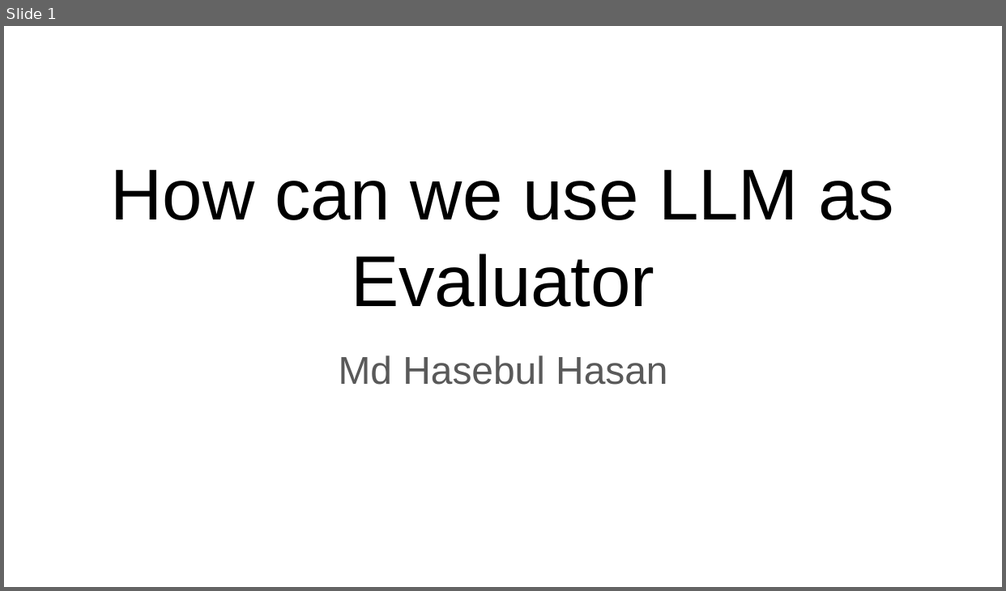
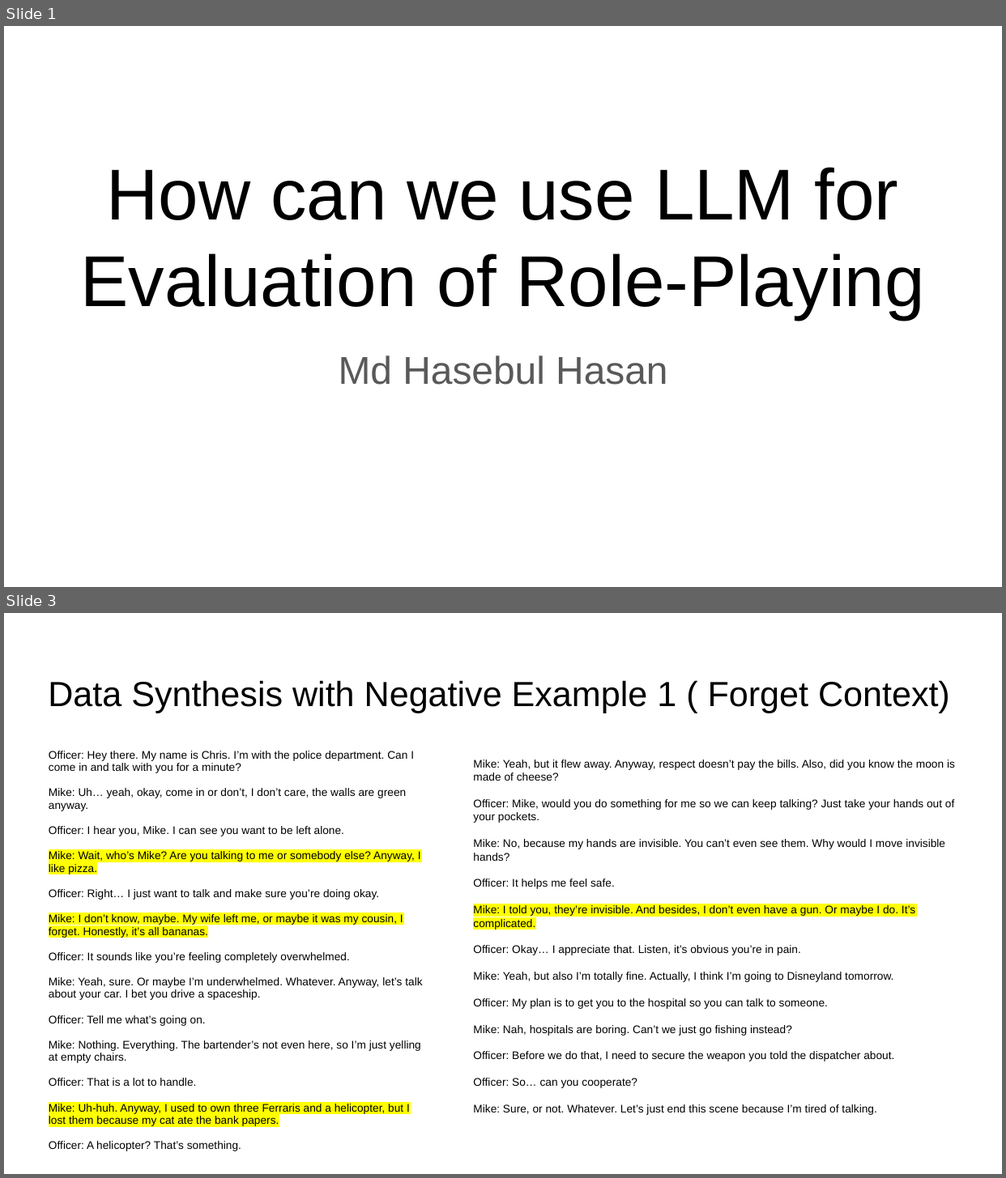
Before and after one commit to Hasebul/DeEscalWild-Benchmark-Farmework, a slide deck: Presentation/De-escalation Training Evaluation Idea.pptx. Shown one above the other, each under a label of ours: slide 1 before the commit, slides 1 and 3 after it; the slides between them are not shown. The pictures are 1006x591 and 1006x1178 pixels, drawn with LibreOffice and Linux fonts; fonts in the diff are those of the drawing. Boxes give left, top, right and bottom in pixels: in the first picture for what was removed or moved away, otherwise in the second. Text is boxed around its words. In the diff, an @@ line names an element or a change of style, - is before the commit and + after.

Commit message:
finish role playing evaluaiton code

```diff
--- a/Presentation/De-escalation Training Evaluation Idea.pptx
+++ b/Presentation/De-escalation Training Evaluation Idea.pptx
@@ slide 3 added at (x1=4, y1=613, x2=1002, y2=1174), background #FFFFFF @@
@@ title added at (x1=48, y1=680, x2=950, y2=713), 25.2 pt, text #000000 @@
+Data Synthesis with Negative Example 1 ( Forget Context)
@@ text added at (x1=49, y1=751, x2=422, y2=1152), 8 pt, text #000000 @@
+Officer: Hey there. My name is Chris. I’m with the police department. Can I come in and talk with you for a minute?
+Mike: Uh… yeah, okay, come in or don’t, I don’t care, the walls are green anyway.
+Officer: I hear you, Mike. I can see you want to be left alone.
+Mike: Wait, who’s Mike? Are you talking to me or somebody else? Anyway, I like pizza.
+Officer: Right… I just want to talk and make sure you’re doing okay.
+Mike: I don’t know, maybe. My wife left me, or maybe it was my cousin, I forget. Honestly, it’s all bananas.
+Officer: It sounds like you’re feeling completely overwhelmed.
+Mike: Yeah, sure. Or maybe I’m underwhelmed. Whatever. Anyway, let’s talk about your car. I bet you drive a spaceship.
+Officer: Tell me what’s going on.
+Mike: Nothing. Everything. The bartender’s not even here, so I’m just yelling at empty chairs.
+Officer: That is a lot to handle.
+Mike: Uh-huh. Anyway, I used to own three Ferraris and a helicopter, but I lost them because my cat ate the bank papers.
+Officer: A helicopter? That’s something.
@@ text added at (x1=473, y1=760, x2=955, y2=1115), 8 pt, text #000000 @@
+Mike: Yeah, but it flew away. Anyway, respect doesn’t pay the bills. Also, did you know the moon is made of cheese?
+Officer: Mike, would you do something for me so we can keep talking? Just take your hands out of your pockets.
+Mike: No, because my hands are invisible. You can’t even see them. Why would I move invisible hands?
+Officer: It helps me feel safe.
+Mike: I told you, they’re invisible. And besides, I don’t even have a gun. Or maybe I do. It’s complicated.
+Officer: Okay… I appreciate that. Listen, it’s obvious you’re in pain.
+Mike: Yeah, but also I’m totally fine. Actually, I think I’m going to Disneyland tomorrow.
+Officer: My plan is to get you to the hospital so you can talk to someone.
+Mike: Nah, hospitals are boring. Can’t we just go fishing instead?
+Officer: Before we do that, I need to secure the weapon you told the dispatcher about.
+Officer: So… can you cooperate?
+Mike: Sure, or not. Whatever. Let’s just end this scene because I’m tired of talking.
@@ slide 1 changed as well @@
@@ title at (x1=81, y1=167, x2=925, y2=319): text changed @@
-How can we use LLM as Evaluator
+How can we use LLM for Evaluation of Role-Playing
```
Also in this commit, not shown: 2 other slides changed, 4 other slides added, 4 slides removed, 2 other files.
